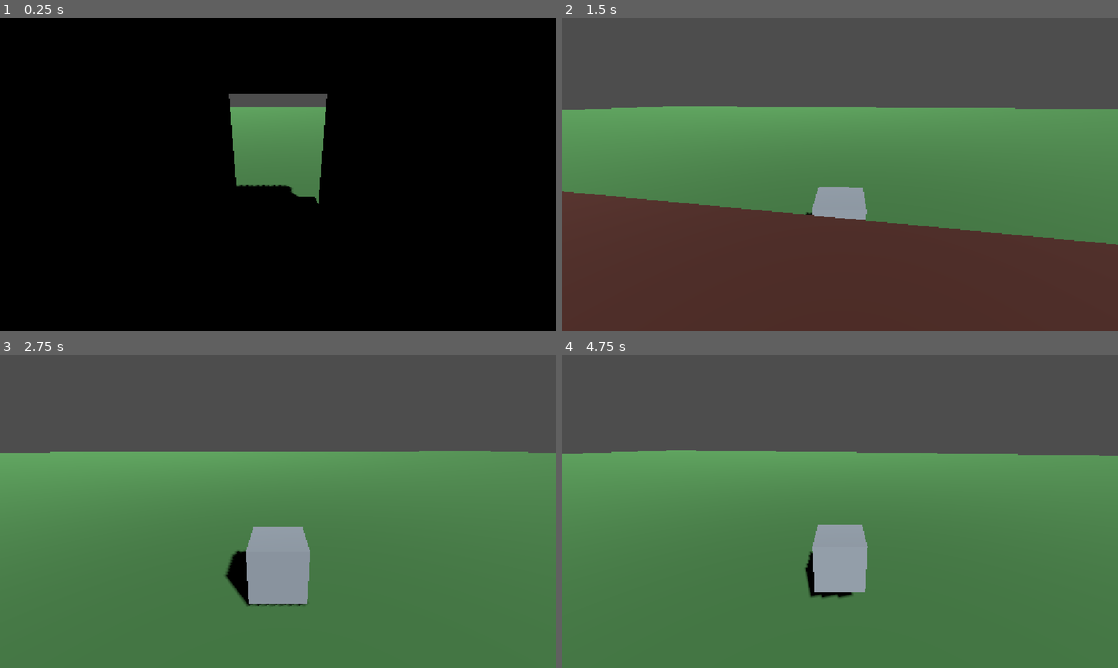
Above: before the commit, frames 1-4 (two rows, left to right).
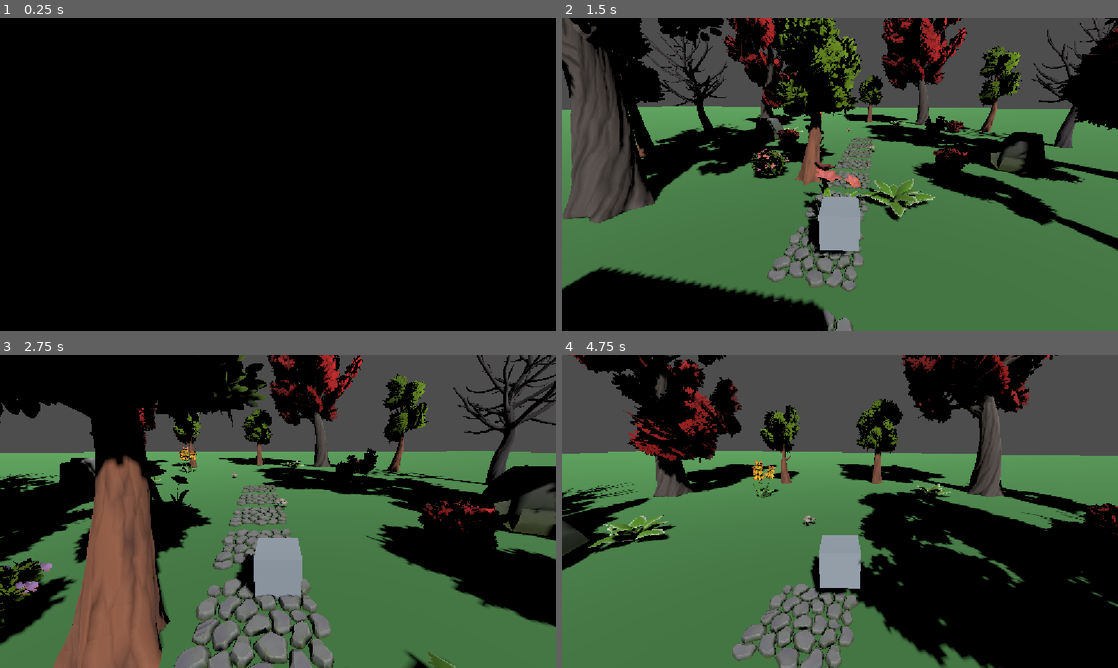
Above: after the commit, the same moments.

Repository: the-sdr/robots_game
Game: Godot game, scene res://scenes/world.tscn
Same seed, same stepped clock (60 frames per second), same inputs: the game is played once before the commit and once after it.
Inputs (mouse positions are in pixels of both pictures, inside the frame that each line leads up to):
- Up to frame 1 (0.25 s): no input
- Up to frame 2 (1.5 s): move the mouse to (867, 174) at 0.52 s; hold Mouse wheel up (zoom_in) 0.53-1.28 s; hold W (move_forward) from 0.53 s (still down); tap Space (jump) at 0.77 s; move the mouse to (812, 174) at 1.27 s; tap Mouse wheel down (zoom_out) at 1.35 s
- Up to frame 3 (2.75 s): keep holding W (move_forward); tap Space (jump) at 1.52 s; move the mouse to (289, 505) at 2.02 s; hold Mouse wheel up (zoom_in) from 2.03 s (still down)
- Up to frame 4 (4.75 s): keep holding W (move_forward); move the mouse to (834, 517) at 2.77 s; release Mouse wheel up (zoom_in) at 2.78 s; tap Mouse wheel down (zoom_out) at 2.85, 4.35 s; tap Space (jump) at 3.02, 3.77, 4.52 s; move the mouse to (878, 514) at 3.52 s; hold Mouse wheel up (zoom_in) 3.53-4.28 s; move the mouse to (795, 508) at 4.27 s

The runs differ from the first frame. In frame 1, 5.0% of the frame differs, in the area x 41-59%, y 24-60%; in frame 2, 70%, in the area x 0-100%, y 0-100%; in frame 3, 53%; in frame 4, 44%.

Commit message:
Create house, garden and asset gallery - manual

Diff:
--- /dev/null
+++ b/scenes/asset_gallery.tscn
@@ -0,0 +1,34 @@
+[gd_scene format=3 uid="uid://ct1p3s3ukjll0"]
+
+[ext_resource type="PackedScene" path="res://scenes/player.tscn" id="1"]
+[ext_resource type="Script" uid="uid://cuerntlgbwddm" path="res://scripts/asset_gallery.gd" id="2"]
+
+[sub_resource type="PlaneMesh" id="PlaneMesh_floor"]
+size = Vector2(60, 60)
+
+[sub_resource type="StandardMaterial3D" id="StandardMaterial3D_floor"]
+albedo_color = Color(0.35, 0.32, 0.28, 1)
+
+[sub_resource type="BoxShape3D" id="BoxShape3D_floor"]
+size = Vector3(60, 0.2, 60)
+
+[node name="Gallery" type="Node3D" unique_id=813531001]
+script = ExtResource("2")
+
+[node name="Floor" type="StaticBody3D" parent="." unique_id=846349125]
+transform = Transform3D(1, 0, 0, 0, 1, 0, 0, 0, 1, 15, 0, 15)
+
+[node name="MeshInstance3D" type="MeshInstance3D" parent="Floor" unique_id=2020204141]
+mesh = SubResource("PlaneMesh_floor")
+surface_material_override/0 = SubResource("StandardMaterial3D_floor")
+
+[node name="CollisionShape3D" type="CollisionShape3D" parent="Floor" unique_id=1582294607]
+transform = Transform3D(1, 0, 0, 0, 1, 0, 0, 0, 1, 0, -0.1, 0)
+shape = SubResource("BoxShape3D_floor")
+
+[node name="DirectionalLight3D" type="DirectionalLight3D" parent="." unique_id=1026383177]
+transform = Transform3D(0.866025, -0.321394, 0.383022, 0, 0.766044, 0.642788, -0.5, -0.55667, 0.663414, 0, 10, 0)
+shadow_enabled = true
+
+[node name="Player" parent="." unique_id=533838170 instance=ExtResource("1")]
+transform = Transform3D(1, 0, 0, 0, 1, 0, 0, 0, 1, -4, 1, -3)
--- a/scenes/player.tscn
+++ b/scenes/player.tscn
@@ -3,7 +3,7 @@
 [ext_resource type="Script" path="res://scripts/player.gd" id="1"]
 
 [sub_resource type="BoxMesh" id="BoxMesh_body"]
-size = Vector3(1, 1, 1)
+size = Vector3(0.8, 0.8, 0.8)
 
 [sub_resource type="CapsuleShape3D" id="CapsuleShape3D_body"]
 radius = 0.4
@@ -16,7 +16,7 @@
 script = ExtResource("1")
 
 [node name="Visual" type="Node3D" parent="."]
-transform = Transform3D(1, 0, 0, 0, 1, 0, 0, 0, 1, 0, 0.5, 0)
+transform = Transform3D(1, 0, 0, 0, 1, 0, 0, 0, 1, 0, 0.4, 0)
 
 [node name="MeshInstance3D" type="MeshInstance3D" parent="Visual"]
 mesh = SubResource("BoxMesh_body")
--- /dev/null
+++ b/scenes/props/tree.tscn
@@ -0,0 +1,45 @@
+[gd_scene load_steps=7 format=3]
+
+[sub_resource type="CylinderMesh" id="CylinderMesh_trunk"]
+top_radius = 0.35
+bottom_radius = 0.45
+height = 4.0
+
+[sub_resource type="CylinderShape3D" id="CylinderShape3D_trunk"]
+radius = 0.4
+height = 4.0
+
+[sub_resource type="StandardMaterial3D" id="StandardMaterial3D_trunk"]
+albedo_color = Color(0.32, 0.22, 0.12, 1)
+
+[sub_resource type="SphereMesh" id="SphereMesh_canopy_a"]
+radius = 1.6
+height = 3.0
+
+[sub_resource type="SphereMesh" id="SphereMesh_canopy_b"]
+radius = 1.2
+height = 2.2
+
+[sub_resource type="StandardMaterial3D" id="StandardMaterial3D_canopy"]
+albedo_color = Color(0.15, 0.4, 0.14, 1)
+
+[node name="Tree" type="StaticBody3D"]
+
+[node name="CollisionShape3D" type="CollisionShape3D" parent="."]
+transform = Transform3D(1, 0, 0, 0, 1, 0, 0, 0, 1, 0, 2, 0)
+shape = SubResource("CylinderShape3D_trunk")
+
+[node name="TrunkMesh" type="MeshInstance3D" parent="."]
+transform = Transform3D(1, 0, 0, 0, 1, 0, 0, 0, 1, 0, 2, 0)
+mesh = SubResource("CylinderMesh_trunk")
+surface_material_override/0 = SubResource("StandardMaterial3D_trunk")
+
+[node name="CanopyMeshA" type="MeshInstance3D" parent="."]
+transform = Transform3D(1, 0, 0, 0, 1, 0, 0, 0, 1, 0, 4.3, 0)
+mesh = SubResource("SphereMesh_canopy_a")
+surface_material_override/0 = SubResource("StandardMaterial3D_canopy")
+
+[node name="CanopyMeshB" type="MeshInstance3D" parent="."]
+transform = Transform3D(1, 0, 0, 0, 1, 0, 0, 0, 1, 0.6, 4.9, 0.4)
+mesh = SubResource("SphereMesh_canopy_b")
+surface_material_override/0 = SubResource("StandardMaterial3D_canopy")
--- a/scenes/world.tscn
+++ b/scenes/world.tscn
@@ -1,7 +1,22 @@
 [gd_scene format=3 uid="uid://cgaxwrphyu0fu"]
 
 [ext_resource type="PackedScene" path="res://scenes/player.tscn" id="1"]
-[ext_resource type="PackedScene" path="res://scenes/shed.tscn" id="2"]
+[ext_resource type="PackedScene" uid="uid://cufb1p8kwmkno" path="res://assets/quaternius_buildings/Finished Textured Buildings/FBX/1Story.fbx" id="2"]
+[ext_resource type="PackedScene" uid="uid://5kkrcogamxo8" path="res://assets/quaternius_nature/CommonTree_1.gltf" id="3"]
+[ext_resource type="PackedScene" uid="uid://cg7mf8k8w677a" path="res://assets/quaternius_nature/TwistedTree_2.gltf" id="4"]
+[ext_resource type="PackedScene" uid="uid://d1pmpxto8rw1u" path="res://assets/quaternius_nature/CommonTree_3.gltf" id="5"]
+[ext_resource type="PackedScene" uid="uid://2n4ubmj786jl" path="res://assets/quaternius_nature/DeadTree_1.gltf" id="6"]
+[ext_resource type="PackedScene" uid="uid://bukb2403q7rke" path="res://assets/quaternius_nature/TwistedTree_4.gltf" id="7"]
+[ext_resource type="PackedScene" uid="uid://bch486pfu68rl" path="res://assets/quaternius_nature/CommonTree_5.gltf" id="8"]
+[ext_resource type="PackedScene" uid="uid://dp8wrsy5q8g6y" path="res://assets/quaternius_nature/RockPath_Round_Wide.gltf" id="9"]
+[ext_resource type="PackedScene" uid="uid://dvonujkh8ug0e" path="res://assets/quaternius_nature/Bush_Common.gltf" id="10"]
+[ext_resource type="PackedScene" uid="uid://bafpim1j2xxu2" path="res://assets/quaternius_nature/Bush_Common_Flowers.gltf" id="11"]
+[ext_resource type="PackedScene" uid="uid://cyyk62bbem5v4" path="res://assets/quaternius_nature/Fern_1.gltf" id="12"]
+[ext_resource type="PackedScene" uid="uid://cofoqpvtrebdg" path="res://assets/quaternius_nature/Flower_3_Group.gltf" id="13"]
+[ext_resource type="PackedScene" uid="uid://j2lupqmy0crp" path="res://assets/quaternius_nature/Flower_4_Group.gltf" id="14"]
+[ext_resource type="PackedScene" uid="uid://dgehr0c5h2rof" path="res://assets/quaternius_nature/Mushroom_Common.gltf" id="15"]
+[ext_resource type="PackedScene" uid="uid://cjjdbh5gbml2x" path="res://assets/quaternius_nature/Rock_Medium_1.gltf" id="16"]
+[ext_resource type="Script" path="res://scripts/house_setup.gd" id="17"]
 
 [sub_resource type="PlaneMesh" id="PlaneMesh_floor"]
 size = Vector2(200, 200)
@@ -12,25 +27,136 @@
 [sub_resource type="BoxShape3D" id="BoxShape3D_floor"]
 size = Vector3(200, 0.2, 200)
 
-[node name="World" type="Node3D" unique_id=512365180]
+[node name="World" type="Node3D" unique_id=1237908528]
 
-[node name="Floor" type="StaticBody3D" parent="." unique_id=1468813227]
+[node name="Floor" type="StaticBody3D" parent="." unique_id=1879614214]
 
-[node name="MeshInstance3D" type="MeshInstance3D" parent="Floor" unique_id=1032558981]
-transform = Transform3D(1, 0, 0, 0, 1, 0, 0, 0, 1, 0.004096031, -0.030336618, 0.023473501)
+[node name="MeshInstance3D" type="MeshInstance3D" parent="Floor" unique_id=1899800824]
 mesh = SubResource("PlaneMesh_floor")
 surface_material_override/0 = SubResource("StandardMaterial3D_floor")
 
-[node name="CollisionShape3D" type="CollisionShape3D" parent="Floor" unique_id=914672059]
+[node name="CollisionShape3D" type="CollisionShape3D" parent="Floor" unique_id=2049820261]
 transform = Transform3D(1, 0, 0, 0, 1, 0, 0, 0, 1, 0, -0.1, 0)
 shape = SubResource("BoxShape3D_floor")
 
-[node name="DirectionalLight3D" type="DirectionalLight3D" parent="." unique_id=2096087172]
+[node name="DirectionalLight3D" type="DirectionalLight3D" parent="." unique_id=1406318878]
 transform = Transform3D(0.866025, -0.321394, 0.383022, 0, 0.766044, 0.642788, -0.5, -0.55667, 0.663414, 0, 5, 0)
 shadow_enabled = true
 
-[node name="Player" parent="." unique_id=1142288867 instance=ExtResource("1")]
-transform = Transform3D(1, 0, 0, 0, 1, 0, 0, 0, 1, 0, 1, -6)
+[node name="Player" parent="." unique_id=821479118 instance=ExtResource("1")]
+transform = Transform3D(1, 0, 0, 0, 1, 0, 0, 0, 1, 0, 1, -7.3)
 
-[node name="Shed" parent="." unique_id=1435494421 instance=ExtResource("2")]
-transform = Transform3D(1, 0, 0, 0, 1, 0, 0, 0, 1, 0, 0, -5)
+[node name="House" parent="." unique_id=2060891932 instance=ExtResource("2")]
+transform = Transform3D(-2.5, 0, -2.1855695e-07, 0, 2.5, 0, 2.1855695e-07, 0, -2.5, 0, 0, -5)
+script = ExtResource("17")
+
+[node name="PathTile1" parent="." unique_id=1720402820 instance=ExtResource("9")]
+transform = Transform3D(1, 0, 0, 0, 1, 0, 0, 0, 1, 0, 0, -8)
+
+[node name="PathTile2" parent="." unique_id=106577121 instance=ExtResource("9")]
+transform = Transform3D(1, 0, 0, 0, 1, 0, 0, 0, 1, 0, 0, -10.5)
+
+[node name="PathTile3" parent="." unique_id=339592106 instance=ExtResource("9")]
+transform = Transform3D(1, 0, 0, 0, 1, 0, 0, 0, 1, 0, 0, -13)
+
+[node name="PathTile4" parent="." unique_id=695428455 instance=ExtResource("9")]
+transform = Transform3D(1, 0, 0, 0, 1, 0, 0, 0, 1, 0, 0, -15.5)
+
+[node name="PathTile5" parent="." unique_id=1347291092 instance=ExtResource("9")]
+transform = Transform3D(1, 0, 0, 0, 1, 0, 0, 0, 1, 0, 0, -18)
+
+[node name="PathTile6" parent="." unique_id=1553205104 instance=ExtResource("9")]
+transform = Transform3D(1, 0, 0, 0, 1, 0, 0, 0, 1, 0, 0, -20.5)
+
+[node name="PathTile7" parent="." unique_id=2105568197 instance=ExtResource("9")]
+transform = Transform3D(1, 0, 0, 0, 1, 0, 0, 0, 1, 0, 0, -23)
+
+[node name="PathTile8" parent="." unique_id=651338430 instance=ExtResource("9")]
+transform = Transform3D(1, 0, 0, 0, 1, 0, 0, 0, 1, 0, 0, -25.5)
+
+[node name="PathTile9" parent="." unique_id=532045428 instance=ExtResource("9")]
+transform = Transform3D(1, 0, 0, 0, 1, 0, 0, 0, 1, 0, 0, -28)
+
+[node name="CanopyTree1" parent="." unique_id=119293751 instance=ExtResource("3")]
+transform = Transform3D(1, 0, 0, 0, 1, 0, 0, 0, 1, 0, 0, -44)
+
+[node name="CanopyTree2" parent="." unique_id=79645206 instance=ExtResource("4")]
+transform = Transform3D(0.8660254, 0, 0.5, 0, 1, 0, -0.5, 0, 0.8660254, 8, 0, -41.86)
+
+[node name="CanopyTree3" parent="." unique_id=346548749 instance=ExtResource("5")]
+transform = Transform3D(0.49999997, 0, 0.86602545, 0, 1, 0, -0.86602545, 0, 0.49999997, 13.86, 0, -36)
+
+[node name="CanopyTree4" parent="." unique_id=1898326121 instance=ExtResource("6")]
+transform = Transform3D(-4.371139e-08, 0, 1, 0, 1, 0, -1, 0, -4.371139e-08, 16, 0, -28)
+
+[node name="CanopyTree5" parent="." unique_id=1114359881 instance=ExtResource("7")]
+transform = Transform3D(-0.50000006, 0, 0.8660254, 0, 1, 0, -0.8660254, 0, -0.50000006, 13.86, 0, -20)
+
+[node name="CanopyTree6" parent="." unique_id=2075091264 instance=ExtResource("8")]
+transform = Transform3D(-0.8660254, 0, 0.50000006, 0, 1, 0, -0.50000006, 0, -0.8660254, 8, 0, -14.14)
+
+[node name="CanopyTree7" parent="." unique_id=1579491612 instance=ExtResource("3")]
+transform = Transform3D(-0.9936055, 0.062498055, 0.09403312, 0.050364837, 0.9907146, -0.1262849, -0.10105255, -0.12074139, -0.98752713, -1.8307155, 0.12306237, -17.82767)
+
+[node name="CanopyTree8" parent="." unique_id=1930837934 instance=ExtResource("4")]
+transform = Transform3D(-0.8660254, 0, -0.49999997, 0, 1, 0, 0.49999997, 0, -0.8660254, -8, 0, -14.14)
+
+[node name="CanopyTree9" parent="." unique_id=1975599178 instance=ExtResource("5")]
+transform = Transform3D(-0.4999999, 0, -0.86602545, 0, 1, 0, 0.86602545, 0, -0.4999999, -13.86, 0, -20)
+
+[node name="CanopyTree10" parent="." unique_id=1528036011 instance=ExtResource("6")]
+transform = Transform3D(1.1924881e-08, 0, -1, 0, 1, 0, 1, 0, 1.1924881e-08, -16, 0, -28)
+
+[node name="CanopyTree11" parent="." unique_id=1174800442 instance=ExtResource("7")]
+transform = Transform3D(0.4999999, 0, -0.86602545, 0, 1, 0, 0.86602545, 0, 0.4999999, -13.86, 0, -36)
+
+[node name="CanopyTree12" parent="." unique_id=2011083307 instance=ExtResource("8")]
+transform = Transform3D(0.8660253, 0, -0.5000002, 0, 1, 0, 0.5000002, 0, 0.8660253, -8, 0, -41.86)
+
+[node name="Bush1" parent="." unique_id=1455996193 instance=ExtResource("10")]
+transform = Transform3D(1, 0, 0, 0, 1, 0, 0, 0, 1, 5, 0, -20)
+
+[node name="Bush2" parent="." unique_id=1114778207 instance=ExtResource("10")]
+transform = Transform3D(1, 0, 0, 0, 1, 0, 0, 0, 1, -6, 0, -25)
+
+[node name="Bush3" parent="." unique_id=1756378025 instance=ExtResource("10")]
+transform = Transform3D(1, 0, 0, 0, 1, 0, 0, 0, 1, 10, 0, -35)
+
+[node name="BushFlowers1" parent="." unique_id=768178 instance=ExtResource("11")]
+transform = Transform3D(1, 0, 0, 0, 1, 0, 0, 0, 1, -4, 0, -18)
+
+[node name="BushFlowers2" parent="." unique_id=187064732 instance=ExtResource("11")]
+transform = Transform3D(1, 0, 0, 0, 1, 0, 0, 0, 1, 7, 0, -32)
+
+[node name="Fern1" parent="." unique_id=1018398646 instance=ExtResource("12")]
+transform = Transform3D(1, 0, 0, 0, 1, 0, 0, 0, 1, 2, 0, -16)
+
+[node name="Fern2" parent="." unique_id=129290873 instance=ExtResource("12")]
+transform = Transform3D(1, 0, 0, 0, 1, 0, 0, 0, 1, -8, 0, -30)
+
+[node name="Fern3" parent="." unique_id=417473136 instance=ExtResource("12")]
+transform = Transform3D(1, 0, 0, 0, 1, 0, 0, 0, 1, 4, 0, -40)
+
+[node name="Flower3Group1" parent="." unique_id=1776921191 instance=ExtResource("13")]
+transform = Transform3D(1, 0, 0, 0, 1, 0, 0, 0, 1, 0, 0, -14)
+
+[node name="Flower3Group2" parent="." unique_id=976053877 instance=ExtResource("13")]
+transform = Transform3D(1, 0, 0, 0, 1, 0, 0, 0, 1, -3, 0, -22)
+
+[node name="Flower4Group1" parent="." unique_id=1132642364 instance=ExtResource("14")]
+transform = Transform3D(1, 0, 0, 0, 1, 0, 0, 0, 1, 6, 0, -27)
+
+[node name="Flower4Group2" parent="." unique_id=1699590652 instance=ExtResource("14")]
+transform = Transform3D(1, 0, 0, 0, 1, 0, 0, 0, 1, -7, 0, -37)
+
+[node name="Mushroom1" parent="." unique_id=1863901432 instance=ExtResource("15")]
+transform = Transform3D(1, 0, 0, 0, 1, 0, 0, 0, 1, 1, 0, -24)
+
+[node name="Mushroom2" parent="." unique_id=1683238882 instance=ExtResource("15")]
+transform = Transform3D(1, 0, 0, 0, 1, 0, 0, 0, 1, -2, 0, -33)
+
+[node name="Rock1" parent="." unique_id=891847414 instance=ExtResource("16")]
+transform = Transform3D(1, 0, 0, 0, 1, 0, 0, 0, 1, 9, 0, -22)
+
+[node name="Rock2" parent="." unique_id=1502664532 instance=ExtResource("16")]
+transform = Transform3D(1, 0, 0, 0, 1, 0, 0, 0, 1, -9, 0, -28)
--- /dev/null
+++ b/scripts/asset_gallery.gd
@@ -0,0 +1,58 @@
+extends Node3D
+
+const NATURE_DIR := "res://assets/quaternius_nature/"
+const BUILDINGS_DIR := "res://assets/quaternius_buildings/Finished Textured Buildings/FBX/"
+const PARTS_DIR := "res://assets/quaternius_buildings/Base Modular Parts/FBX/"
+
+const ROW_SPACING := 6.0
+const DEFAULT_ITEM_SPACING := 4.0
+
+const MANIFEST := [
+	{"row": "Canopy Trees - Common", "dir": NATURE_DIR, "ext": ".gltf", "items": ["CommonTree_1", "CommonTree_2", "CommonTree_3", "CommonTree_4", "CommonTree_5"]},
+	{"row": "Canopy Trees - Twisted", "dir": NATURE_DIR, "ext": ".gltf", "items": ["TwistedTree_1", "TwistedTree_2", "TwistedTree_3", "TwistedTree_4", "TwistedTree_5"]},
+	{"row": "Conifers / Dead", "dir": NATURE_DIR, "ext": ".gltf", "items": ["Pine_1", "Pine_3", "DeadTree_1", "DeadTree_3"]},
+	{"row": "Undergrowth", "dir": NATURE_DIR, "ext": ".gltf", "items": ["Bush_Common", "Bush_Common_Flowers", "Fern_1"]},
+	{"row": "Ground Cover", "dir": NATURE_DIR, "ext": ".gltf", "items": ["Grass_Common_Short", "Grass_Wispy_Tall", "Clover_1", "Clover_2", "Flower_3_Group", "Flower_4_Group"]},
+	{"row": "Detail & Path", "dir": NATURE_DIR, "ext": ".gltf", "items": ["Mushroom_Common", "Mushroom_Laetiporus", "Rock_Medium_1", "Rock_Medium_2", "Pebble_Round_1", "RockPath_Round_Wide", "RockPath_Square_Wide"]},
+	{"row": "Small Houses (starting building candidates)", "dir": BUILDINGS_DIR, "ext": ".fbx", "items": ["1Story", "1Story_GableRoof", "1Story_RoundRoof", "1Story_Sign"], "spacing": 14.0, "scale": 2.5},
+	{"row": "Doors & Windows", "dir": PARTS_DIR, "ext": ".fbx", "items": ["Door1", "Door2", "Door3", "Door4", "Door5", "Door_Double", "Door_Window", "Window", "Window_Double"], "spacing": 6.0, "scale": 2.5},
+]
+
+func _ready() -> void:
+	for row_index in MANIFEST.size():
+		var row_data: Dictionary = MANIFEST[row_index]
+		var items: Array = row_data["items"]
+		var dir: String = row_data["dir"]
+		var ext: String = row_data["ext"]
+		var spacing: float = row_data.get("spacing", DEFAULT_ITEM_SPACING)
+		var row_z := float(row_index) * ROW_SPACING
+
+		add_child(_make_label(row_data["row"], Vector3(-spacing, 2.8, row_z), 64, Color(0.6, 0.85, 1.0)))
+
+		for item_index in items.size():
+			var item_name: String = items[item_index]
+			var path := dir + item_name + ext
+			if not ResourceLoader.exists(path):
+				push_warning("Missing asset: %s" % path)
+				continue
+
+			var scene: PackedScene = load(path)
+			var instance := scene.instantiate()
+			add_child(instance)
+			var x := float(item_index) * spacing
+			instance.position = Vector3(x, 0, row_z)
+			var item_scale: float = row_data.get("scale", 1.0)
+			instance.scale = Vector3.ONE * item_scale
+
+			add_child(_make_label(item_name, Vector3(x, 2.0, row_z + 1.2), 40, Color(1, 1, 0.6)))
+
+func _make_label(text: String, pos: Vector3, size: int, color: Color) -> Label3D:
+	var label := Label3D.new()
+	label.text = text
+	label.position = pos
+	label.font_size = size
+	label.billboard = BaseMaterial3D.BILLBOARD_ENABLED
+	label.no_depth_test = true
+	label.modulate = color
+	label.outline_size = 10
+	return label
--- /dev/null
+++ b/scripts/garden_generator.gd
@@ -0,0 +1,82 @@
+extends Node3D
+
+@export var tree_count: int = 25
+@export var foliage_count: int = 220
+@export var garden_radius: float = 28.0
+@export var min_tree_spacing: float = 3.0
+@export var exclusion_center: Vector3 = Vector3(0, 0, -5)
+@export var exclusion_half_extents: Vector2 = Vector2(6, 14)
+@export var layout_seed: int = 20260926
+
+const TreeScene := preload("res://scenes/props/tree.tscn")
+
+var _rng := RandomNumberGenerator.new()
+var _tree_positions: Array[Vector2] = []
+
+func _ready() -> void:
+	_rng.seed = layout_seed
+	_scatter_trees()
+	_scatter_foliage()
+
+func _is_excluded(pos: Vector2) -> bool:
+	return abs(pos.x - exclusion_center.x) < exclusion_half_extents.x \
+		and abs(pos.y - exclusion_center.z) < exclusion_half_extents.y
+
+func _random_point() -> Vector2:
+	var angle := _rng.randf_range(0.0, TAU)
+	var radius := sqrt(_rng.randf_range(0.0, 1.0)) * garden_radius
+	return Vector2(cos(angle) * radius, sin(angle) * radius)
+
+func _scatter_trees() -> void:
+	var attempts := 0
+	while _tree_positions.size() < tree_count and attempts < tree_count * 40:
+		attempts += 1
+		var pos := _random_point()
+		if _is_excluded(pos):
+			continue
+		var too_close := false
+		for existing in _tree_positions:
+			if existing.distance_to(pos) < min_tree_spacing:
+				too_close = true
+				break
+		if too_close:
+			continue
+		_tree_positions.append(pos)
+
+		var tree := TreeScene.instantiate()
+		add_child(tree)
+		tree.position = Vector3(pos.x, 0, pos.y)
+		tree.rotate_y(_rng.randf_range(0.0, TAU))
+		var s := _rng.randf_range(0.8, 1.3)
+		tree.scale = Vector3(s, s, s)
+
+func _scatter_foliage() -> void:
+	var mesh := SphereMesh.new()
+	mesh.radius = 0.5
+	mesh.height = 0.9
+
+	var material := StandardMaterial3D.new()
+	material.albedo_color = Color(0.18, 0.42, 0.16)
+	mesh.material = material
+
+	var multimesh := MultiMesh.new()
+	multimesh.transform_format = MultiMesh.TRANSFORM_3D
+	multimesh.mesh = mesh
+	multimesh.instance_count = foliage_count
+
+	for i in foliage_count:
+		var pos := _random_point()
+		while _is_excluded(pos):
+			pos = _random_point()
+
+		var angle := _rng.randf_range(0.0, TAU)
+		var basis := Basis(Vector3.UP, angle)
+		var s := _rng.randf_range(0.6, 1.6)
+		basis = basis.scaled(Vector3(s, s * _rng.randf_range(0.6, 1.1), s))
+
+		var xform := Transform3D(basis, Vector3(pos.x, 0.2, pos.y))
+		multimesh.set_instance_transform(i, xform)
+
+	var multimesh_instance := MultiMeshInstance3D.new()
+	multimesh_instance.multimesh = multimesh
+	add_child(multimesh_instance)
--- /dev/null
+++ b/scripts/house_setup.gd
@@ -0,0 +1,28 @@
+extends Node3D
+
+const TEXTURE_PATH := "res://assets/quaternius_buildings/Textures/Texture_Light.png"
+
+func _ready() -> void:
+	var texture: Texture2D = load(TEXTURE_PATH)
+	var meshes: Array[MeshInstance3D] = []
+	_collect_meshes(self, meshes)
+	for mesh_instance in meshes:
+		mesh_instance.create_multiple_convex_collisions()
+		_fix_material(mesh_instance, texture)
+
+func _collect_meshes(node: Node, out: Array[MeshInstance3D]) -> void:
+	for child in node.get_children():
+		if child is MeshInstance3D:
+			out.append(child)
+		_collect_meshes(child, out)
+
+func _fix_material(mesh_instance: MeshInstance3D, texture: Texture2D) -> void:
+	if mesh_instance.mesh == null:
+		return
+	var surface_count := mesh_instance.mesh.get_surface_count()
+	for i in surface_count:
+		var material := StandardMaterial3D.new()
+		material.albedo_texture = texture
+		material.cull_mode = BaseMaterial3D.CULL_DISABLED
+		material.transparency = BaseMaterial3D.TRANSPARENCY_DISABLED
+		mesh_instance.set_surface_override_material(i, material)
Binary file added: assets/quaternius_buildings/Base Modular Buildings/FBX/1Story_Base.fbx
Not shown, added: assets/quaternius_buildings/Base Modular Buildings/FBX/1Story_Base.fbx.import
Binary file added: assets/quaternius_buildings/Base Modular Buildings/FBX/1Story_GableRoof_Base.fbx
Not shown, added: assets/quaternius_buildings/Base Modular Buildings/FBX/1Story_GableRoof_Base.fbx.import
Binary file added: assets/quaternius_buildings/Base Modular Buildings/FBX/1Story_RoundRoof_Base.fbx
Not shown, added: assets/quaternius_buildings/Base Modular Buildings/FBX/1Story_RoundRoof_Base.fbx.import
Binary file added: assets/quaternius_buildings/Base Modular Buildings/FBX/1Story_Sign_Base.fbx
Not shown, added: assets/quaternius_buildings/Base Modular Buildings/FBX/1Story_Sign_Base.fbx.import
Binary file added: assets/quaternius_buildings/Base Modular Buildings/FBX/2Story_Base.fbx
Not shown, added: assets/quaternius_buildings/Base Modular Buildings/FBX/2Story_Base.fbx.import
Binary file added: assets/quaternius_buildings/Base Modular Buildings/FBX/2Story_Center_Base.fbx
Not shown, added: assets/quaternius_buildings/Base Modular Buildings/FBX/2Story_Center_Base.fbx.import
(and 412 more such lines)
